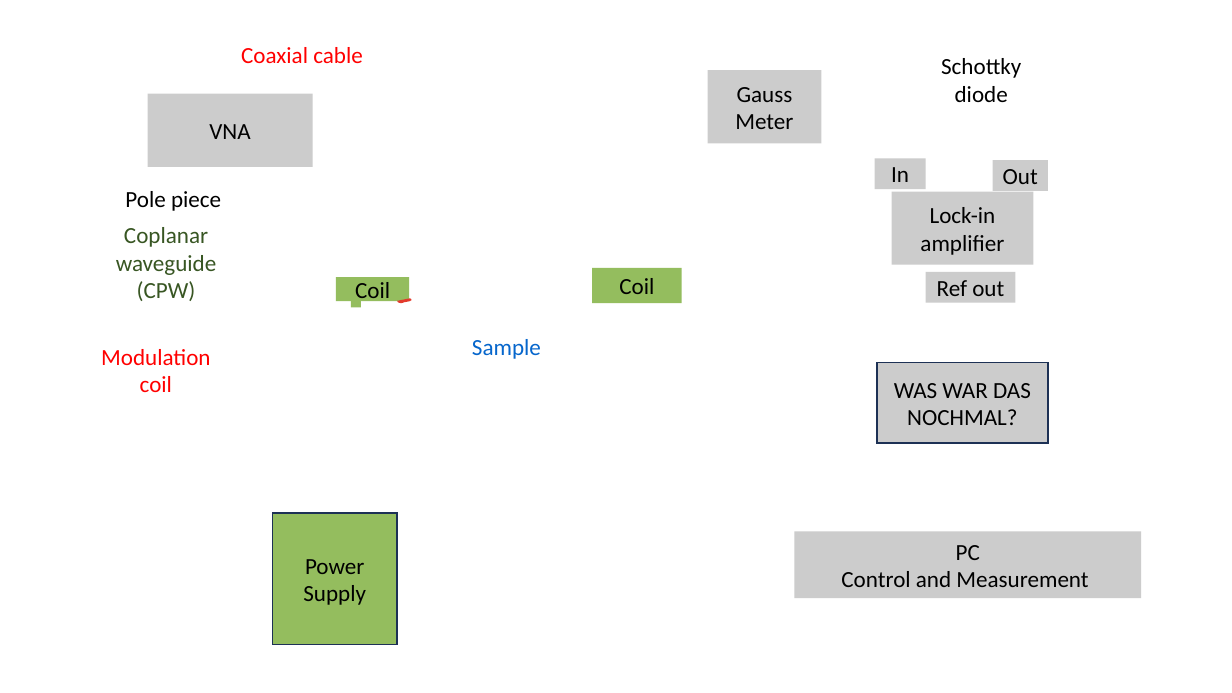
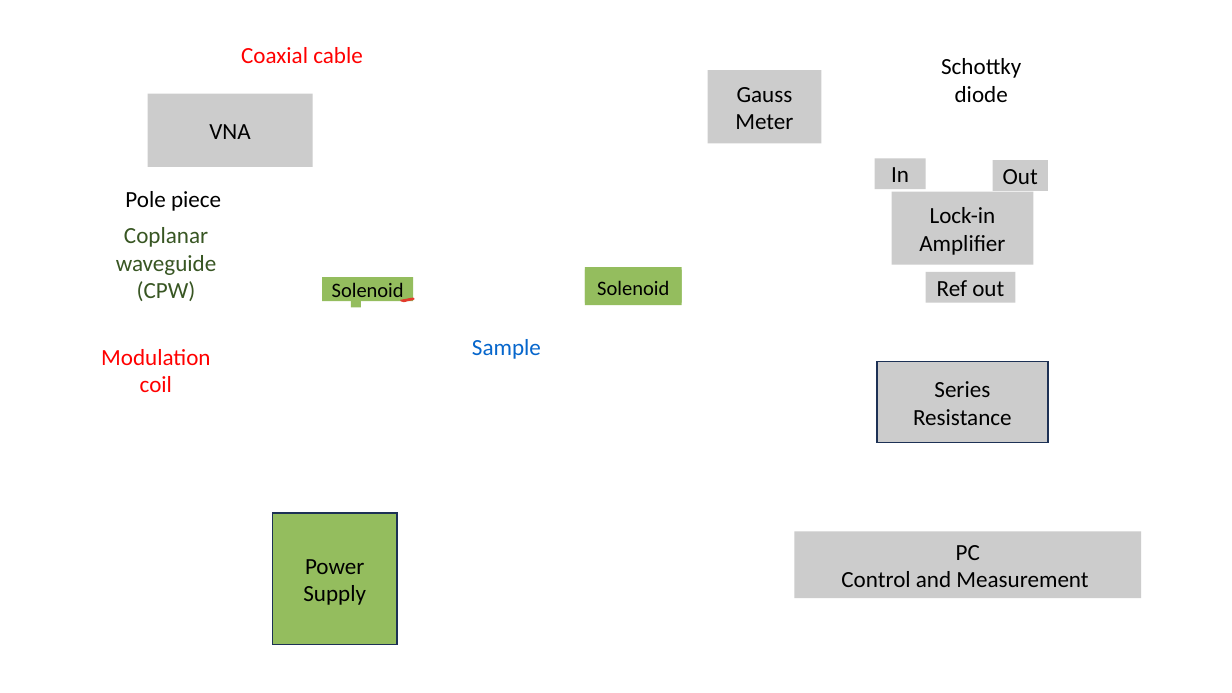
Before and after one commit to alexburg14/Thesis, a slide deck: slide 1 of correcting presenatation.pptx. Drawn at 1232x693 pixels with LibreOffice and Linux fonts; fonts in the diff are those of the drawing; background and template pictures are left out. Boxes give left, top, right and bottom in pixels: in the first picture for what was removed or moved away, otherwise in the second. Text is boxed around its words. In the diff, an @@ line names an element or a change of style, - is before the commit and + after.

```diff
--- a/correcting presenatation.pptx
+++ b/correcting presenatation.pptx
@@ text in rectangle at [919, 207, 1005, 255]: text changed @@
-Lock-in amplifier
+Lock-in Amplifier
@@ rectangle "Solenoid": place and size @@
-rectangle "Solenoid" at [592, 268, 682, 303]
+rectangle "Solenoid" at [585, 267, 682, 302]
@@ rectangle "Solenoid": place and size @@
-rectangle "Solenoid" at [336, 277, 409, 301]
+rectangle "Solenoid" at [323, 277, 414, 301]
@@ text in rectangle at [332, 282, 404, 303]: text changed; size 18 to 16 pt @@
-Coil
+Solenoid
@@ freeform shape at [400, 298, 415, 302]: outline redrawn @@
@@ rectangle added at [585, 270, 682, 305], fill #94BD5E, 16 pt, text #000000 @@
+Solenoid
@@ text in rectangle at [597, 280, 669, 295]: text changed; size 18 to 16 pt @@
-Coil
+Solenoid
@@ text in rectangle at [913, 381, 1012, 425]: text changed @@
-WAS WAR DAS NOCHMAL?
+Series Resistance
```
Also in this commit, not shown: 16 other files.
